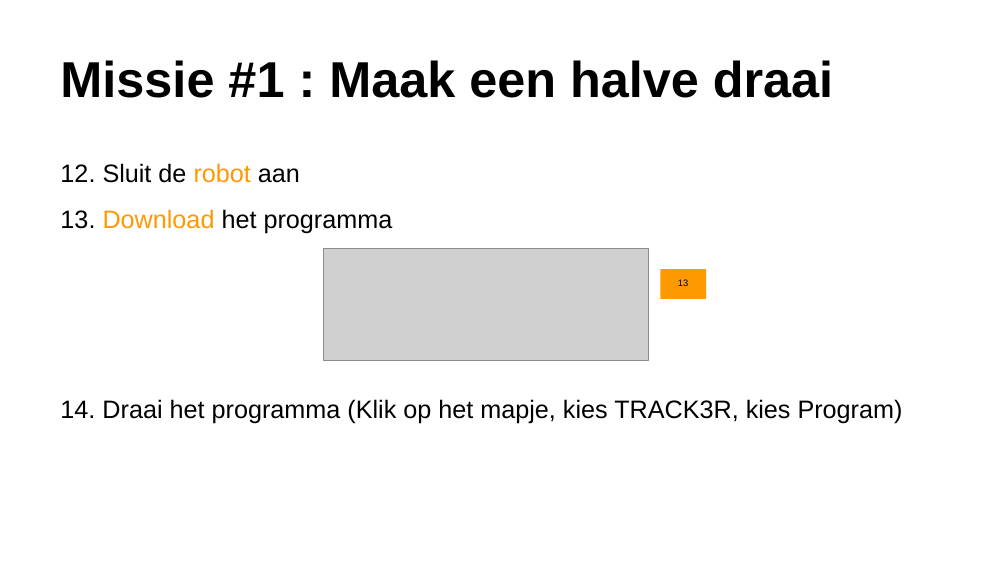
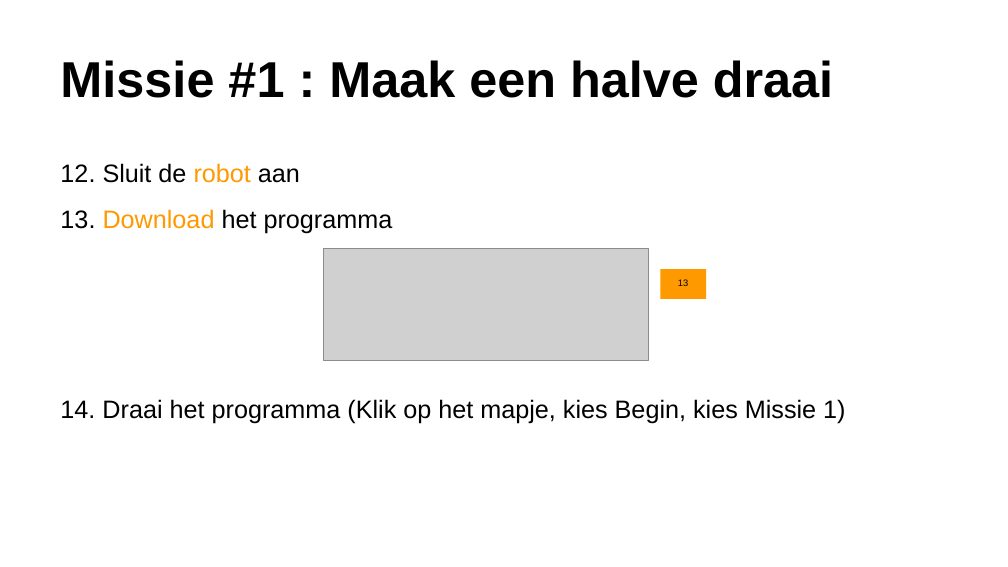
Before and after one commit to zilverstede/Devoxx4kids-Mindstorms, a slide deck: slide 8 of Devoxx4Kids Mindstorms Workshop NL.pptx. Drawn at 1008x567 pixels with LibreOffice and Linux fonts; fonts in the diff are those of the drawing; grey boxes stand for pictures; background and template pictures are left out. Boxes give left, top, right and bottom in pixels: in the first picture for what was removed or moved away, otherwise in the second. Text is boxed around its words. In the diff, an @@ line names an element or a change of style, - is before the commit and + after.

```diff
--- a/Devoxx4Kids Mindstorms Workshop NL.pptx
+++ b/Devoxx4Kids Mindstorms Workshop NL.pptx
@@ text at (60, 399, 845, 424): text changed @@
-14. Draai het programma (Klik op het mapje, kies TRACK3R, kies Program)
+14. Draai het programma (Klik op het mapje, kies Begin, kies Missie 1)
```
Also in this commit, not shown: 4 other slides changed.
